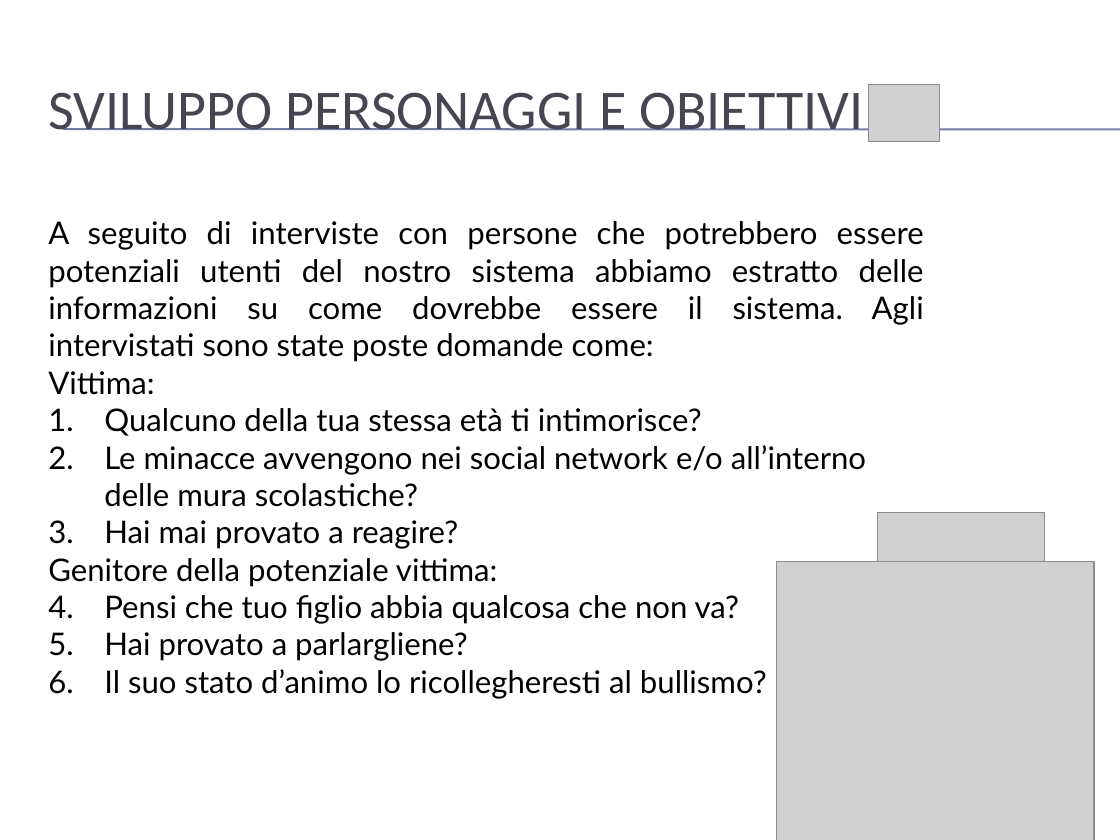
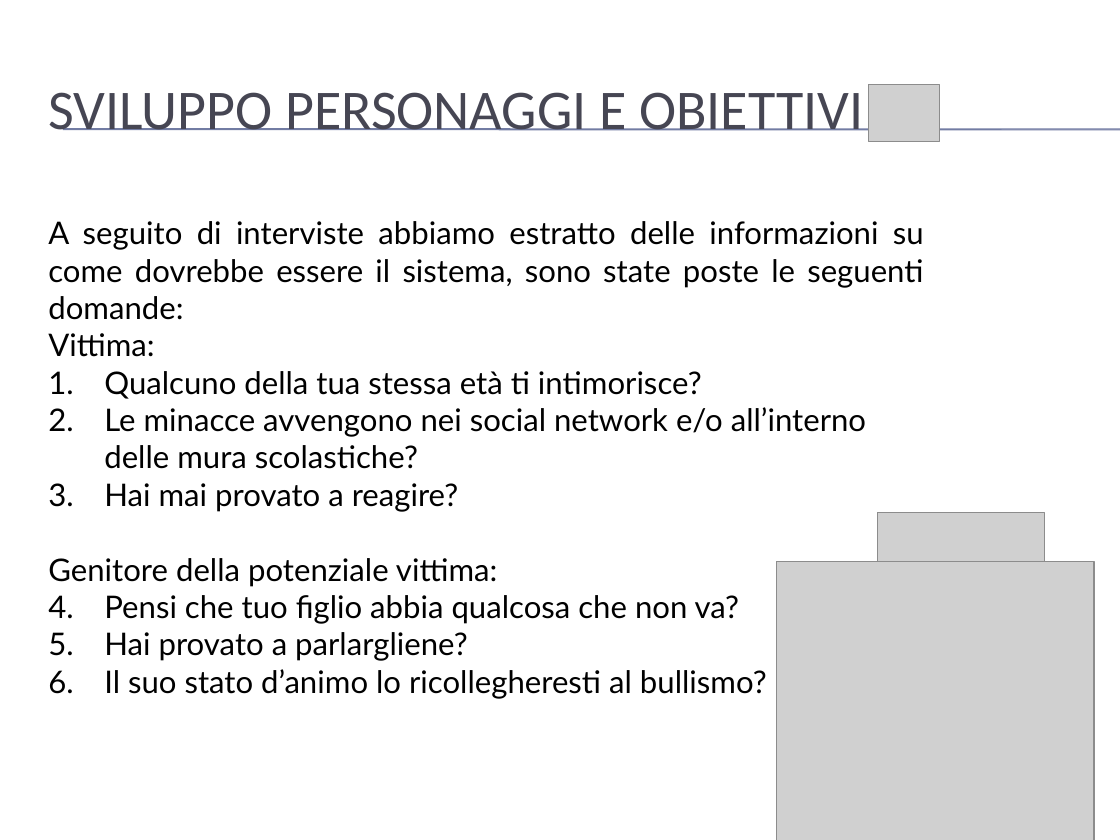
Before and after one commit to mario-santoro/Bullyingless, a slide deck: slide 4 of Assignment n.4/presentazione.pptx. Drawn at 1120x840 pixels with LibreOffice and Linux fonts; fonts in the diff are those of the drawing; grey boxes stand for pictures; background and template pictures are left out. Boxes give left, top, right and bottom in pixels: in the first picture for what was removed or moved away, otherwise in the second. Text is boxed around its words. In the diff, an @@ line names an element or a change of style, - is before the commit and + after.

```diff
--- a/Assignment n.4/presentazione.pptx
+++ b/Assignment n.4/presentazione.pptx
@@ text at [48, 221, 924, 320]: text changed @@
-A seguito di interviste con persone che potrebbero essere potenziali utenti del nostro sistema abbiamo estratto delle informazioni su come dovrebbe essere il sistema. Agli intervistati sono state poste domande come:
+A seguito di interviste abbiamo estratto delle informazioni su come dovrebbe essere il sistema, sono state poste le seguenti domande:
```
Also in this commit, not shown: 13 other slides changed, 1 slide removed.
